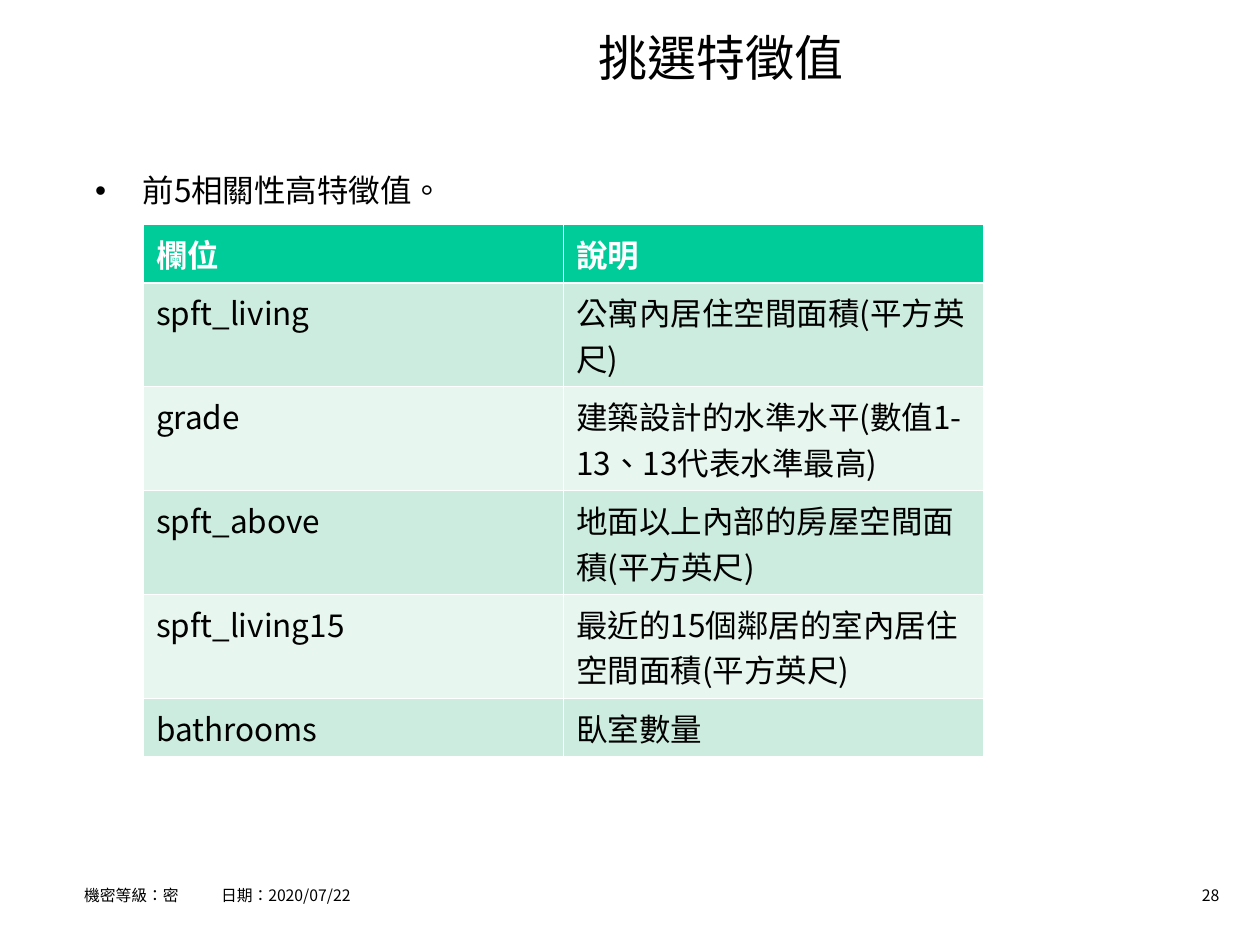
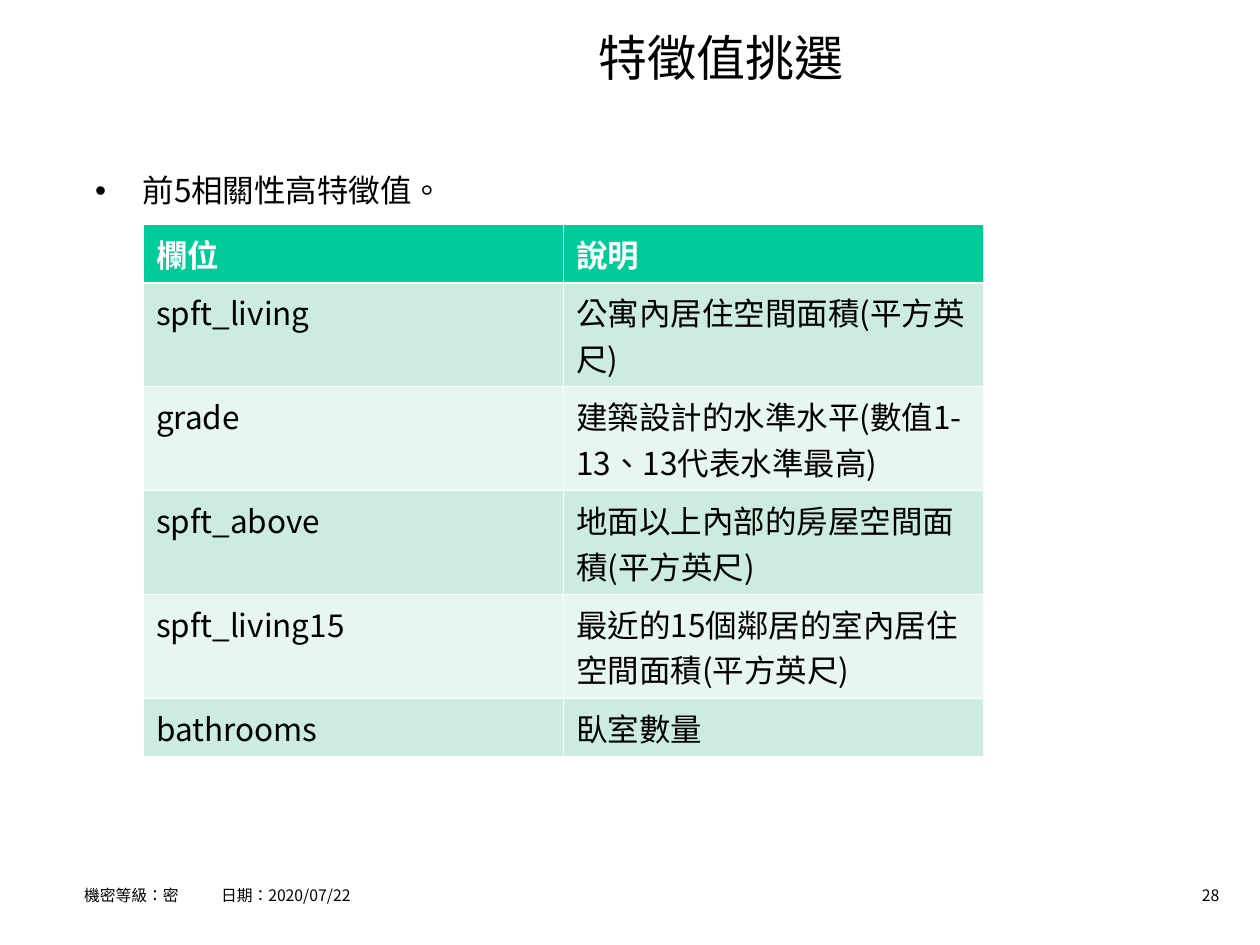
Before and after one commit to hrne/FINAL_REPORT, a slide deck: slide 28 of AI_Report/AI應用-不動產價格預測.ppt. Drawn at 1260x945 pixels with LibreOffice and Linux fonts; fonts in the diff are those of the drawing; background and template pictures are left out. Boxes give left, top, right and bottom in pixels: in the first picture for what was removed or moved away, otherwise in the second. Text is boxed around its words. In the diff, an @@ line names an element or a change of style, - is before the commit and + after.

```diff
--- a/AI_Report/AI應用-不動產價格預測.ppt
+++ b/AI_Report/AI應用-不動產價格預測.ppt
@@ title at box(599, 34, 844, 80): text changed @@
-挑選特徵值
+特徵值挑選
```
Also in this commit, not shown: 5 other slides changed, 2 slides added, 2 other files.
